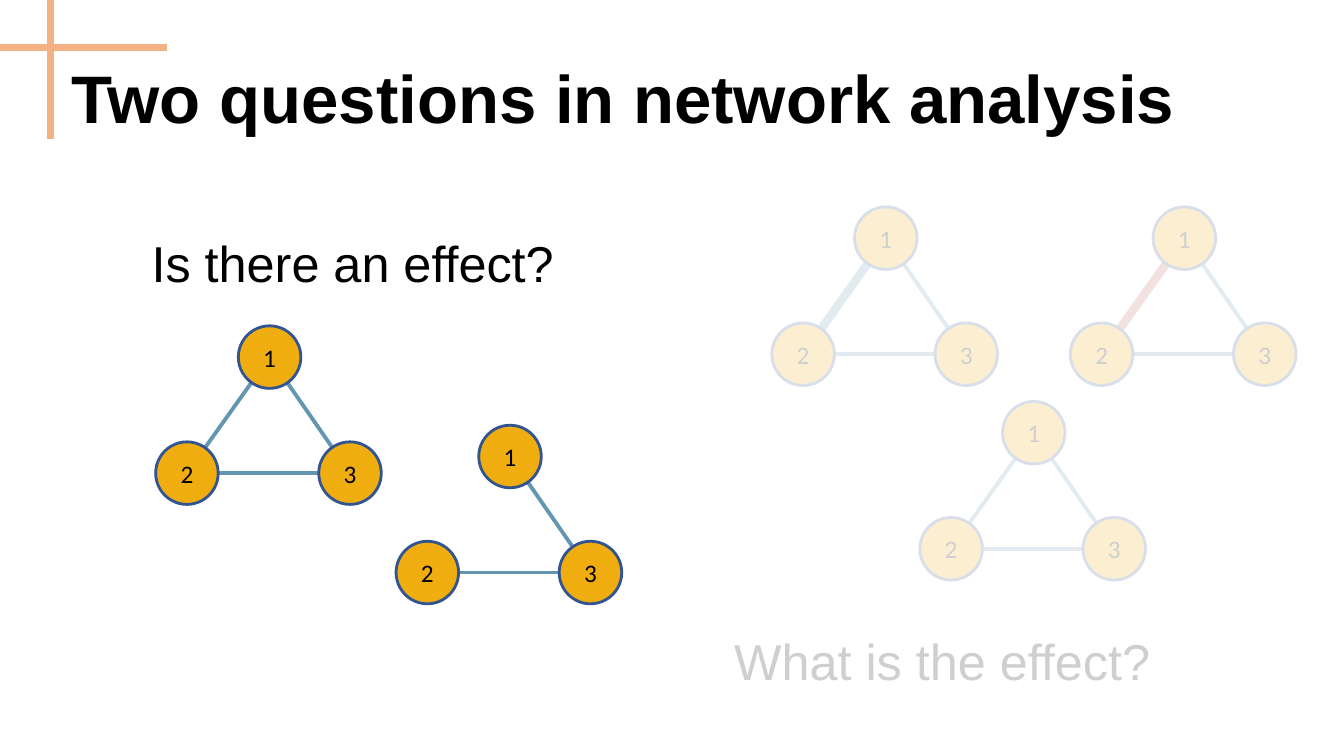
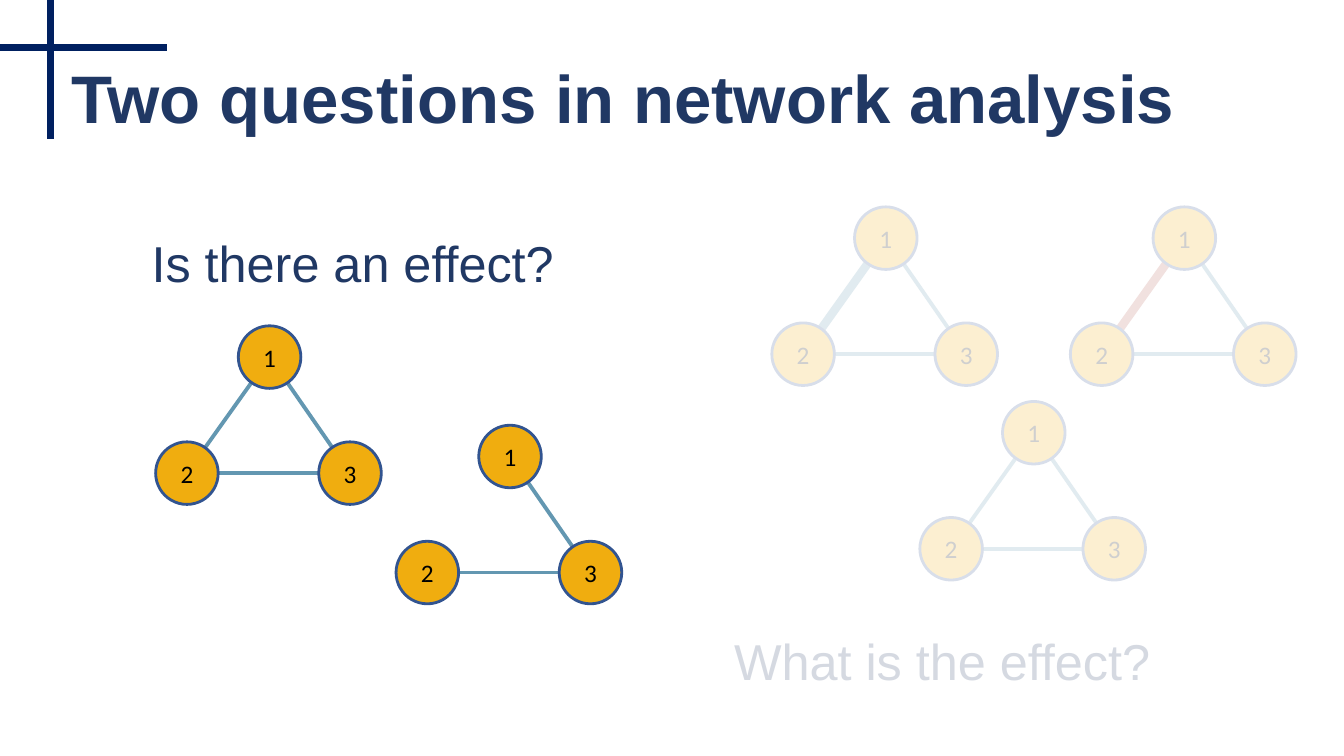
Before and after one commit to Bayesian-Graphical-Modelling-Lab/BGM_Workshops, a slide deck: slide 5 of 2_Tutorial/Part III - Tutorial.pptx. Drawn at 1344x756 pixels with LibreOffice and Linux fonts; fonts in the diff are those of the drawing. Boxes give left, top, right and bottom in pixels: in the first picture for what was removed or moved away, otherwise in the second. Text is boxed around its words. In the diff, an @@ line names an element or a change of style, - is before the commit and + after.

```diff
--- a/2_Tutorial/Part III - Tutorial.pptx
+++ b/2_Tutorial/Part III - Tutorial.pptx
@@ line (50, 0) - (50, 139): stroke #F4B183 4.5 pt to #002060 4.5 pt @@
@@ text colour #000000 to #203864 in 3 elements at bbox=[152, 245, 553, 283], bbox=[734, 644, 1150, 680], bbox=[72, 74, 1174, 136] @@
@@ line (0, 47) - (166, 47): stroke #F4B183 4.5 pt to #002060 4.5 pt @@
@@ rectangle: place and size @@
-rectangle at bbox=[674, 201, 1323, 717]
+rectangle at bbox=[674, 167, 1323, 684]
```
Also in this commit, not shown: 18 other slides changed, 1 slide added, 1 other file.
